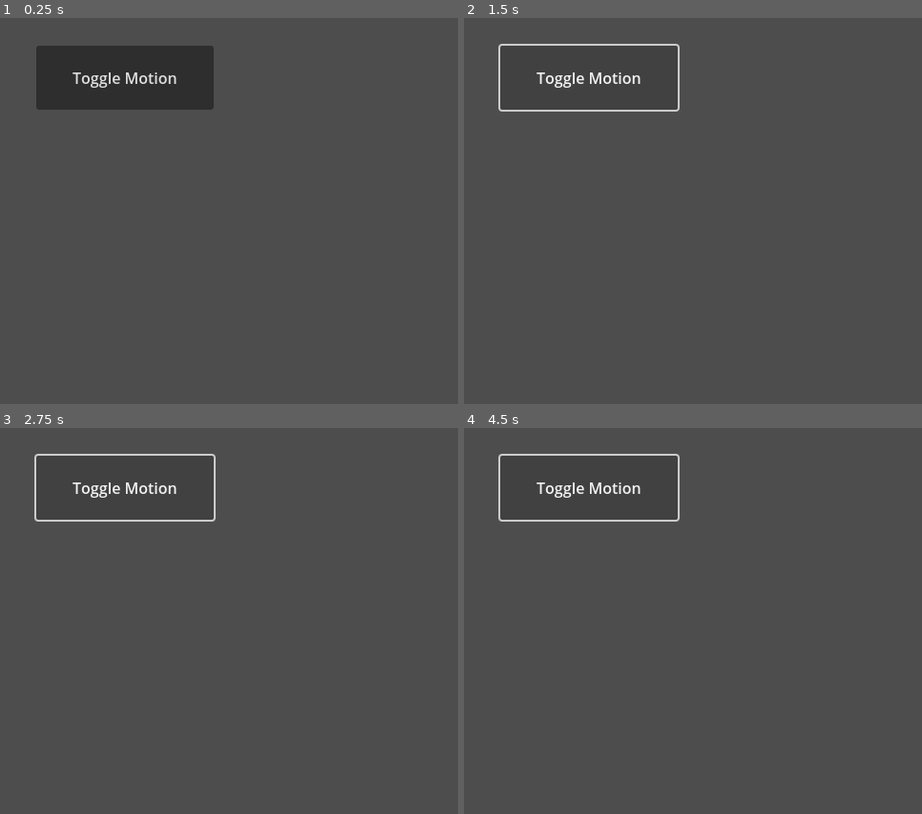
Above: before the commit, frames 1-4 (two rows, left to right).
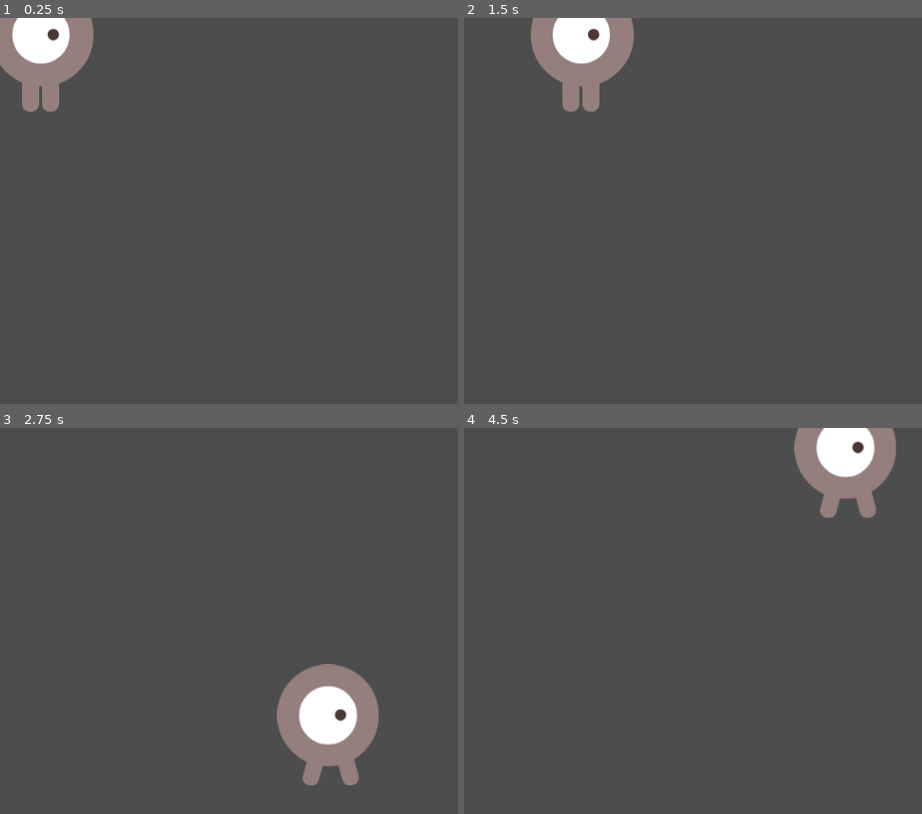
Above: after the commit, the same moments.

Repository: jamesspearsv/first-godot-game
Game: Godot game, scene res://main.tscn
Two runs of this game, one before a commit and one after it. Both use one fixed random seed, a clock stepped at 60 frames per second and the inputs below. Before the commit the project starts from res://game_scene.tscn. The engine's default icon, where the game draws it, is replaced by a stand-in: a white triangle on a blue panel in a dark square.
Inputs (mouse positions are in pixels of both pictures, inside the frame that each line leads up to):
- Up to frame 1 (0.25 s): no input
- Up to frame 2 (1.5 s): click (587, 75) at 0.5 s, where only the run before the commit has a clickable "Toggle Motion"; tap Enter at 1.25 s; hold D (move_right, bound only after the commit) from 1.28 s (still down)
- Up to frame 3 (2.75 s): release D (move_right, bound only after the commit) at 2.03 s; hold S (move_down, bound only after the commit) from 2.03 s (still down)
- Up to frame 4 (4.5 s): release S (move_down, bound only after the commit) at 2.78 s; hold D (move_right, bound only after the commit) 2.78-3.53 s; hold W (move_up, bound only after the commit) 3.53-4.28 s; hold A (move_left, bound only after the commit) from 4.28 s (still down)

The runs differ from the first frame. In frame 1, 8.7% of the frame differs, in the area x 0-47%, y 0-25%; in frame 2, 4.4%; in frame 3, 5.9%; in frame 4, 4.7%.

Commit message:
Add player movement
Next -> Complete Choosing Animations section, Coding The Player Chapter

Diff:
--- a/game_scene.tscn
+++ b/game_scene.tscn
@@ -1,28 +1,48 @@
-[gd_scene load_steps=3 format=3 uid="uid://cnkju6njf8kno"]
+[gd_scene load_steps=7 format=3 uid="uid://cnkju6njf8kno"]
 
-[ext_resource type="PackedScene" uid="uid://jyfjaonf2swn" path="res://sprite_2d.tscn" id="1_mlf6e"]
-[ext_resource type="Script" uid="uid://0rkajqx1m3hk" path="res://button.gd" id="2_po0ka"]
+[ext_resource type="Texture2D" uid="uid://c74dyshewsonn" path="res://art/playerGrey_up1.png" id="1_mixcd"]
+[ext_resource type="Texture2D" uid="uid://gtjoaawlewmc" path="res://art/playerGrey_up2.png" id="2_mj2jn"]
+[ext_resource type="Texture2D" uid="uid://di4n0he4g5gki" path="res://art/playerGrey_walk1.png" id="3_kdryc"]
+[ext_resource type="Texture2D" uid="uid://eli157axtoqr" path="res://art/playerGrey_walk2.png" id="4_6e45b"]
 
-[node name="Game Scene" type="Node2D"]
+[sub_resource type="SpriteFrames" id="SpriteFrames_e35lh"]
+animations = [{
+"frames": [{
+"duration": 1.0,
+"texture": ExtResource("1_mixcd")
+}, {
+"duration": 1.0,
+"texture": ExtResource("2_mj2jn")
+}],
+"loop": true,
+"name": &"up",
+"speed": 5.0
+}, {
+"frames": [{
+"duration": 1.0,
+"texture": ExtResource("3_kdryc")
+}, {
+"duration": 1.0,
+"texture": ExtResource("4_6e45b")
+}],
+"loop": true,
+"name": &"walk",
+"speed": 5.0
+}]
 
-[node name="Sprite2D" parent="." instance=ExtResource("1_mlf6e")]
+[sub_resource type="CapsuleShape2D" id="CapsuleShape2D_mixcd"]
+radius = 28.0
+height = 70.0
 
-[node name="Timer" type="Timer" parent="Sprite2D"]
-autostart = true
+[node name="Area2D" type="Area2D"]
+position = Vector2(101, 112)
+metadata/_edit_group_ = true
 
-[node name="Button" type="Button" parent="."]
-offset_left = 38.0
-offset_top = 29.0
-offset_right = 224.0
-offset_bottom = 96.0
-size_flags_horizontal = 6
-size_flags_vertical = 6
-text = "Toggle Motion"
-script = ExtResource("2_po0ka")
+[node name="AnimatedSprite2D" type="AnimatedSprite2D" parent="."]
+scale = Vector2(0.5, 0.5)
+sprite_frames = SubResource("SpriteFrames_e35lh")
+animation = &"up"
 
-[node name="Timer2" type="Timer" parent="Button"]
-wait_time = 1.5
-
-[connection signal="said_hello" from="Sprite2D" to="Button" method="_on_sprite_2d_said_hello"]
-[connection signal="pressed" from="Button" to="Sprite2D" method="_on_button_pressed"]
-[connection signal="timeout" from="Button/Timer2" to="Button" method="_on_timer_2_timeout"]
+[node name="CollisionShape2D" type="CollisionShape2D" parent="."]
+position = Vector2(0, 1)
+shape = SubResource("CapsuleShape2D_mixcd")
--- /dev/null
+++ b/main.tscn
@@ -0,0 +1,7 @@
+[gd_scene load_steps=2 format=3 uid="uid://1xxbpgy1h15y"]
+
+[ext_resource type="PackedScene" uid="uid://ldsx6rgspuoo" path="res://player.tscn" id="1_ig7tw"]
+
+[node name="Main" type="Node2D"]
+
+[node name="Player" parent="." instance=ExtResource("1_ig7tw")]
--- /dev/null
+++ b/player.gd
@@ -0,0 +1,34 @@
+extends Area2D
+
+@export var speed = 400
+var screen_size
+
+
+# Called when the node enters the scene tree for the first time.
+func _ready() -> void:
+	screen_size = get_viewport_rect().size
+
+# Called every frame. 'delta' is the elapsed time since the previous frame.
+func _process(delta: float) -> void:
+	# Init player's starting movement vector
+	var velocity = Vector2.ZERO
+
+	# Set the player's movement direction
+	if Input.is_action_pressed("move_up"):
+		velocity.y -= 1
+	if Input.is_action_pressed("move_down"):
+		velocity.y += 1
+	if Input.is_action_pressed("move_left"):
+		velocity.x -= 1
+	if Input.is_action_pressed('move_right'):
+		velocity.x += 1
+
+	# Scale movement vector by seed
+	if velocity.length() > 0:
+		velocity = velocity.normalized() * speed
+		$AnimatedSprite2D.play()
+	else:
+		$AnimatedSprite2D.stop()
+
+	position += velocity  * delta
+	position = position.clamp(Vector2.ZERO, screen_size)
--- a/player.tscn
+++ b/player.tscn
@@ -1,6 +1,7 @@
-[gd_scene load_steps=6 format=3 uid="uid://ldsx6rgspuoo"]
+[gd_scene load_steps=8 format=3 uid="uid://ldsx6rgspuoo"]
 
 [ext_resource type="Texture2D" uid="uid://c74dyshewsonn" path="res://art/playerGrey_up1.png" id="1_hqtel"]
+[ext_resource type="Script" uid="uid://8vpw6aow2gbs" path="res://player.gd" id="1_sweqy"]
 [ext_resource type="Texture2D" uid="uid://gtjoaawlewmc" path="res://art/playerGrey_up2.png" id="2_sweqy"]
 [ext_resource type="Texture2D" uid="uid://di4n0he4g5gki" path="res://art/playerGrey_walk1.png" id="3_2hs0m"]
 [ext_resource type="Texture2D" uid="uid://eli157axtoqr" path="res://art/playerGrey_walk2.png" id="4_1jxqw"]
@@ -30,10 +31,19 @@
 "speed": 5.0
 }]
 
+[sub_resource type="CapsuleShape2D" id="CapsuleShape2D_hqtel"]
+radius = 55.0
+height = 140.0
+
 [node name="Player" type="Area2D"]
-position = Vector2(39, 27)
+position = Vector2(44, 31)
+script = ExtResource("1_sweqy")
 metadata/_edit_group_ = true
 
 [node name="AnimatedSprite2D" type="AnimatedSprite2D" parent="."]
 sprite_frames = SubResource("SpriteFrames_dw050")
 animation = &"walk"
+
+[node name="CollisionShape2D" type="CollisionShape2D" parent="."]
+position = Vector2(0, 1)
+shape = SubResource("CapsuleShape2D_hqtel")
--- a/project.godot
+++ b/project.godot
@@ -11,7 +11,7 @@
 [application]
 
 config/name="My First Game"
-run/main_scene="uid://cnkju6njf8kno"
+run/main_scene="uid://1xxbpgy1h15y"
 config/features=PackedStringArray("4.5", "Forward Plus")
 config/icon="res://icon.svg"
 
@@ -20,3 +20,30 @@
 window/size/viewport_width=480
 window/size/viewport_height=720
 window/stretch/mode="canvas_items"
+
+[input]
+
+move_right={
+"deadzone": 0.2,
+"events": [Object(InputEventKey,"resource_local_to_scene":false,"resource_name":"","device":-1,"window_id":0,"alt_pressed":false,"shift_pressed":false,"ctrl_pressed":false,"meta_pressed":false,"pressed":false,"keycode":0,"physical_keycode":68,"key_label":0,"unicode":100,"location":0,"echo":false,"script":null)
+, Object(InputEventKey,"resource_local_to_scene":false,"resource_name":"","device":-1,"window_id":0,"alt_pressed":false,"shift_pressed":false,"ctrl_pressed":false,"meta_pressed":false,"pressed":false,"keycode":0,"physical_keycode":4194321,"key_label":0,"unicode":0,"location":0,"echo":false,"script":null)
+]
+}
+move_left={
+"deadzone": 0.2,
+"events": [Object(InputEventKey,"resource_local_to_scene":false,"resource_name":"","device":-1,"window_id":0,"alt_pressed":false,"shift_pressed":false,"ctrl_pressed":false,"meta_pressed":false,"pressed":false,"keycode":0,"physical_keycode":65,"key_label":0,"unicode":97,"location":0,"echo":false,"script":null)
+, Object(InputEventKey,"resource_local_to_scene":false,"resource_name":"","device":-1,"window_id":0,"alt_pressed":false,"shift_pressed":false,"ctrl_pressed":false,"meta_pressed":false,"pressed":false,"keycode":0,"physical_keycode":4194319,"key_label":0,"unicode":0,"location":0,"echo":false,"script":null)
+]
+}
+move_up={
+"deadzone": 0.2,
+"events": [Object(InputEventKey,"resource_local_to_scene":false,"resource_name":"","device":-1,"window_id":0,"alt_pressed":false,"shift_pressed":false,"ctrl_pressed":false,"meta_pressed":false,"pressed":false,"keycode":0,"physical_keycode":87,"key_label":0,"unicode":119,"location":0,"echo":false,"script":null)
+, Object(InputEventKey,"resource_local_to_scene":false,"resource_name":"","device":-1,"window_id":0,"alt_pressed":false,"shift_pressed":false,"ctrl_pressed":false,"meta_pressed":false,"pressed":false,"keycode":0,"physical_keycode":4194320,"key_label":0,"unicode":0,"location":0,"echo":false,"script":null)
+]
+}
+move_down={
+"deadzone": 0.2,
+"events": [Object(InputEventKey,"resource_local_to_scene":false,"resource_name":"","device":-1,"window_id":0,"alt_pressed":false,"shift_pressed":false,"ctrl_pressed":false,"meta_pressed":false,"pressed":false,"keycode":0,"physical_keycode":83,"key_label":0,"unicode":115,"location":0,"echo":false,"script":null)
+, Object(InputEventKey,"resource_local_to_scene":false,"resource_name":"","device":-1,"window_id":0,"alt_pressed":false,"shift_pressed":false,"ctrl_pressed":false,"meta_pressed":false,"pressed":false,"keycode":0,"physical_keycode":4194322,"key_label":0,"unicode":0,"location":0,"echo":false,"script":null)
+]
+}
Not shown, added: player.gd.uid
Not shown, changed: .gitignore
